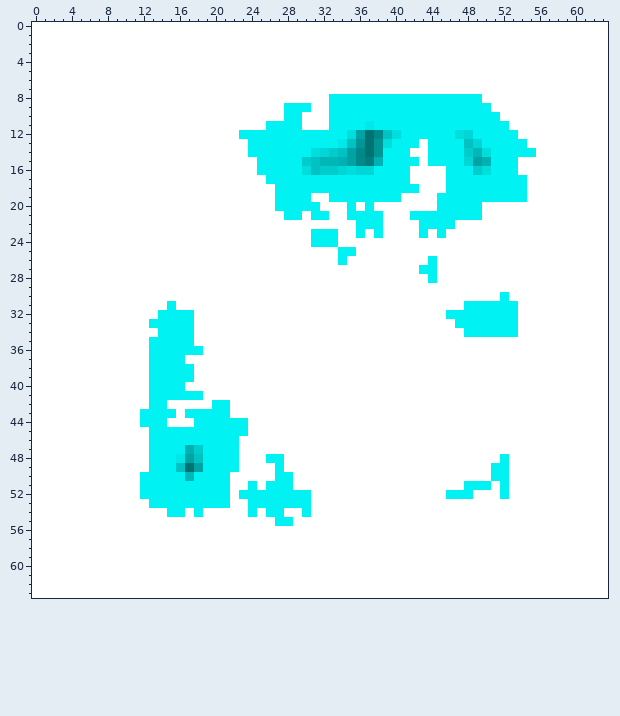
Two versions of one pixel-art sprite, TestImages/Moisture.png. The picture above was drawn from the file before the commit.
The file is 64x64 pixels. Colours within 5 levels of each other are drawn and written as one.
After the commit:
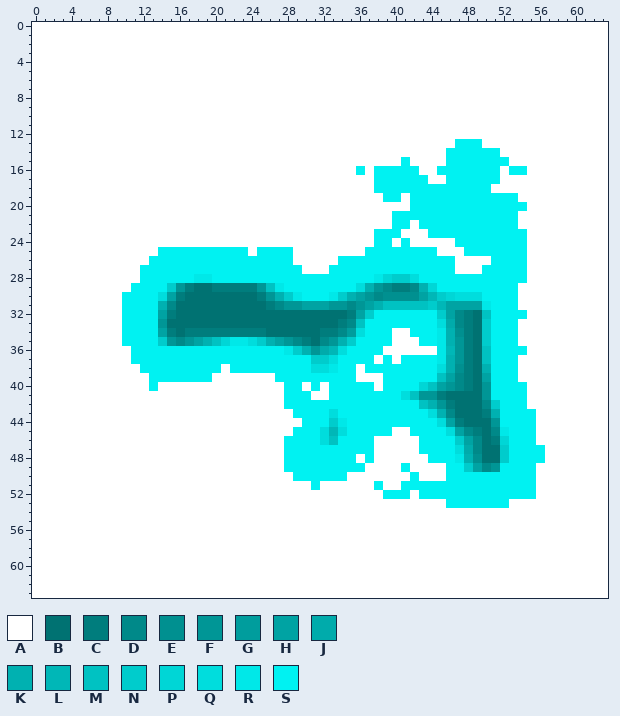
Palette (. is transparent): A #ffffff  B #007272  C #007d7d  D #008989  E #009090  F #009696  G #009d9d  H #00a3a3  J #00abab  K #00b1b1  L #00b7b7  M #00c2c2  N #00cccc  P #00d6d6  Q #00dddd  R #00e8e8  S #00f2f2
The exact change:
Changed rows in their new state; - is an unchanged pixel.
first column x 10:
 8 -----------------------AAAAAAAAAAAAAAAAA-------
 9 ------------------AAA--AAAAAAAAAAAAAAAAAA------
10 ------------------AA---AAAAAAAAAAAAAAAAAAA-----
11 ----------------AAAA---AAAAAAAAAAAAAAAAAAAA----
12 -------------AAAAAAAAAAAAAAAAAAAAAAAAAAAAAAA---
13 --------------AAAAAAAAAAAAAAAAAAA-AAA-SSAAAAA--
14 --------------AAAAAAAAAAAAAAAAAA--AA--SSS-AAAA-
15 ---------------AAAAAAAAAAAAAAAA-A-AA--SSS--A---
16 ---------------AAAAAAAAAAASA----S--S---SS-A-S--
17 ----------------AAAAAAAAAAAA----SS--------AAA--
18 -----------------AAAAAAAAAAA-----SSS-----AAAA--
19 -----------------AAAA--AAAAAA---SSS---------A--
20 -----------------AAAAA---A-A----SSS-----SSSSS--
21 ------------------AA-AA--AAAA-SS--------SSSS---
22 --------------------------AAA-SS-----SSSSSSS---
23 ---------------------AAA--A--SS--AS-SSSSSSSSS--
24 ---------------------AAA----SS-S-----SSSSSSSS--
25 ----SSSSSSSSSS-SSSS-----AA-SSSSSSSS---SSSSSSS--
26 ---SSSSSSSSSSSSSSSS------SSSSSSSSS-SS----SSSS--
27 --SSSSSSSSSSSSSSSSSS---SSSSSSSSSS--SS---SSSSS--
28 --SSSSSSRRSSSSSSSSSSSSSSSSSSRPNNQS-SSSSSSSSSS--
29 -SSSSNFCBBCCCCCFMRSSSSSSSSQKFDCCDKPSSSSSSSSS---
30 SSSSQHCBBBBBBBBCFKNRSSSRNKHFDEEEEHLNPQQQSS-S---
31 SSSSKDBBBBBBBBBBCDFFHHHFFDFHKMMMMMNLHHHHR------
32 SSSSHCBBBBBBBBBBBBBBBBBBBCHNSSSSSSSNHDCBM---S--
33 SSS-FBBBBBBBBBBBBBBBBBBBCDMSSSSSSSSQJDCBN------
34 SSSSHCBCCCCCCCCCBBBBBBCCDGQSSS--SSSRKECBN------
35 SSS-NFDFHKMPRRQNKHFDCBDFKNSSSS---SSRKFCBNSSS---
36 -SS------SSSSSSSSSRNKFJLQSSSS------RLFCBMSSSS--
37 -SS----SSSSSSSSSSSSSSNNQSSSS-S-SSSSRKFCBMSSS---
38 --S-----SSS-SSSSSSSSSQQRSS-SSSSSSSSQKECBKSSS---
39 --------SS-------SSSSSSSSS---SSSSSSMHDCBHSSS---
40 ----AAA-----------SS-S-SSSSS-SSSSPMHFDCBFSSSS--
41 ---AAAAAA---------SSS--SSSSSSSSQMFFCBBBBFSSSS--
42 ---AA-----AA------SSSSSSSSSSSSSSSMKFCBBBDNSSS--
43 --AAAA-AAAAA-------SSSSQSSSSSSSSSSQKDBBBCKSSSS-
44 --AAA---AAAAAA------SSSNRSSSSSSSSSSQHCBBBFSSSS-
45 ---AAAAAAAAAAA-----SSSQLQSSSSS--SSSSQHDCBDRSSS-
46 ---AAAAAAAAAA-----SSSSQMSSSS-----SSSSNHDBCPSSS-
47 ---AAAAAAAAAA-----SSSSSSSSSS-----SSSSQJDBBNSSSS
48 ---AAAAAAAAAA---AASSSSSSSS-S------SSSRKEBBNSSSS
49 ---AAAAAAAAAA----ASSSSSSSSS----S----SSNHDF-SSS-
50 --AAAAAAAAAA-----AASSSSSS-------S---SSSSS--SSS-
51 --AAAAAAAAAA--A-AAA--S------S--SSSSSSS---S-SSS-
52 --AAAAAAAAAA-AAAAAAAA--------SSS-SSS---SSS-SSS-
53 ---AAAAAAAAA--AAAAAAA---------------SSSSSSS----
54 -----AA-A-----A-AA--A--------------------------
55 -----------------AA----------------------------
